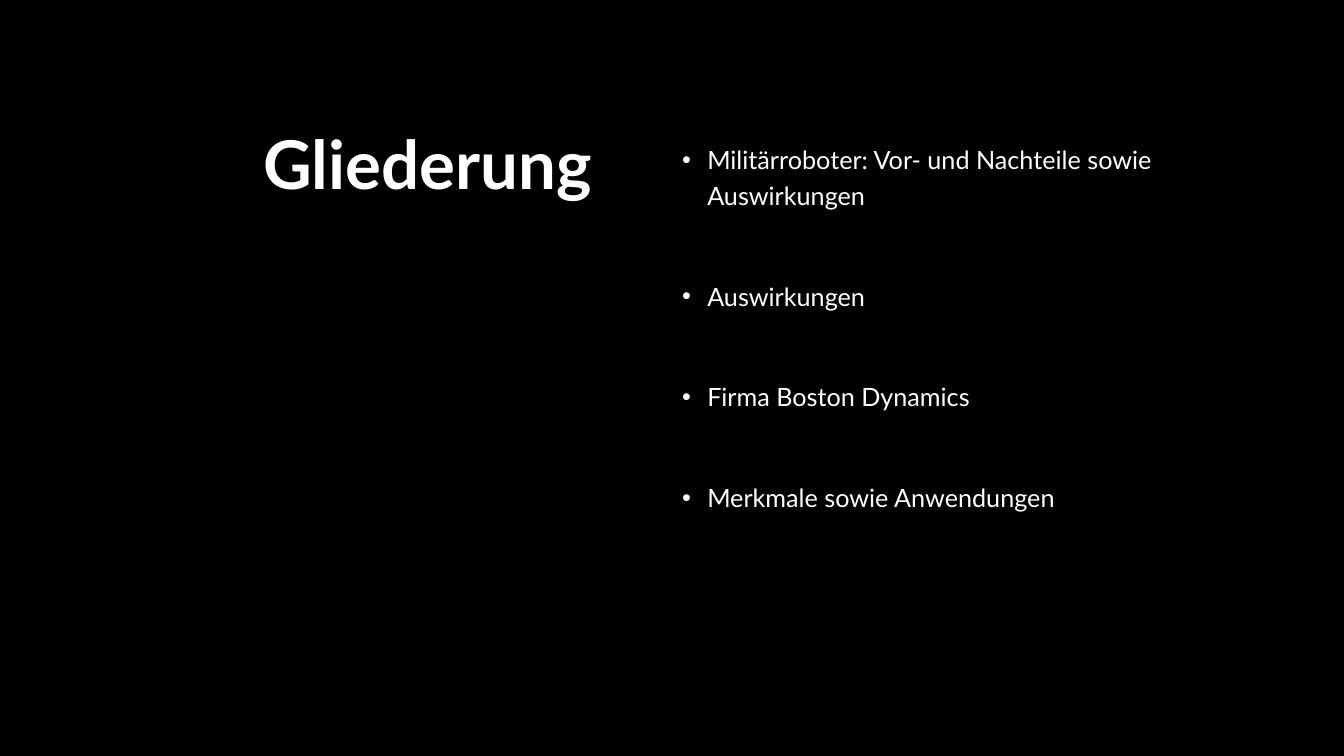
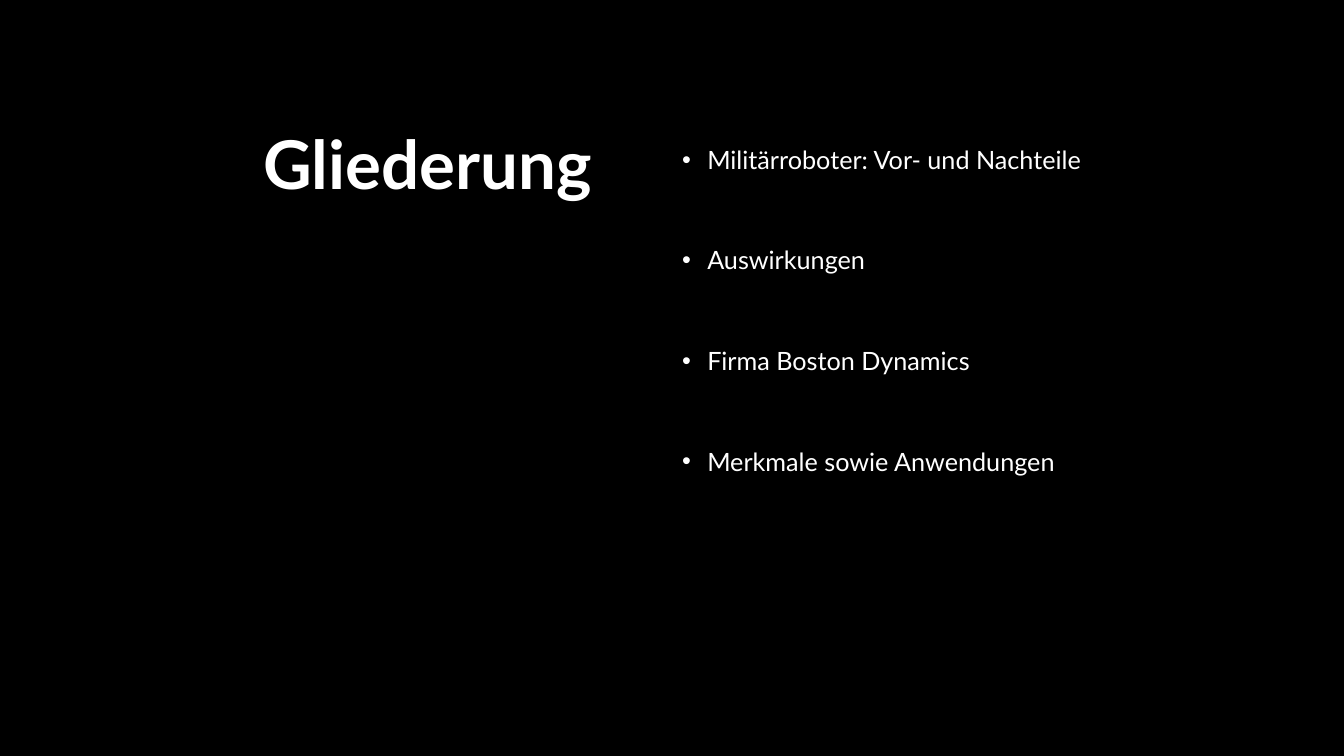
Before and after one commit to DavidSt2023/Danger_Gang_GVI, a slide deck: slide 2 of Nebenfächer/DIN/Ethik/RoboterEthik.pptx. Drawn at 1344x756 pixels with LibreOffice and Linux fonts; fonts in the diff are those of the drawing; background and template pictures are left out; a plain dark background stands for a picture behind light text. Boxes give left, top, right and bottom in pixels: in the first picture for what was removed or moved away, otherwise in the second. Text is boxed around its words. In the diff, an @@ line names an element or a change of style, - is before the commit and + after.

```diff
--- a/Nebenfächer/DIN/Ethik/RoboterEthik.pptx
+++ b/Nebenfächer/DIN/Ethik/RoboterEthik.pptx
@@ text at <box>707,150,1081,170</box>: text changed @@
-• Militärroboter: Vor- und Nachteile sowie Auswirkungen
+• Militärroboter: Vor- und Nachteile
```
Also in this commit, not shown: 1 other slide changed.
